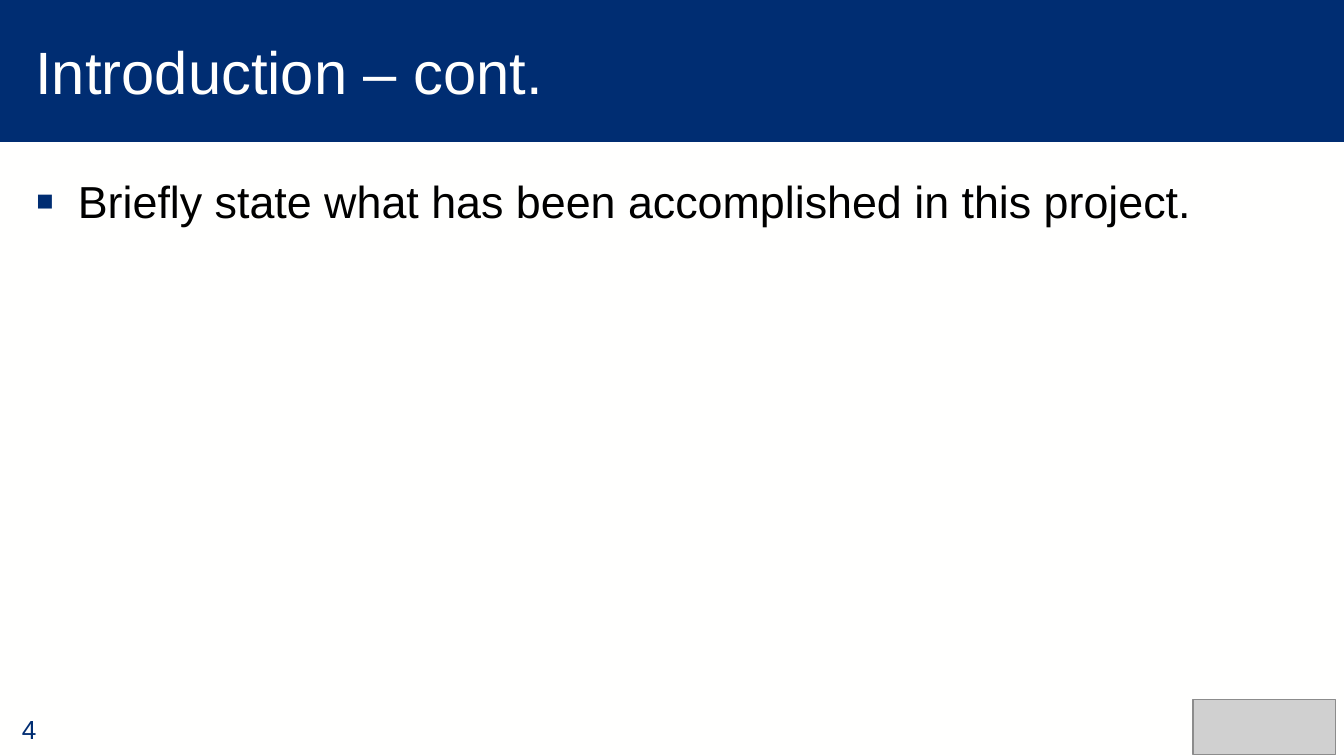
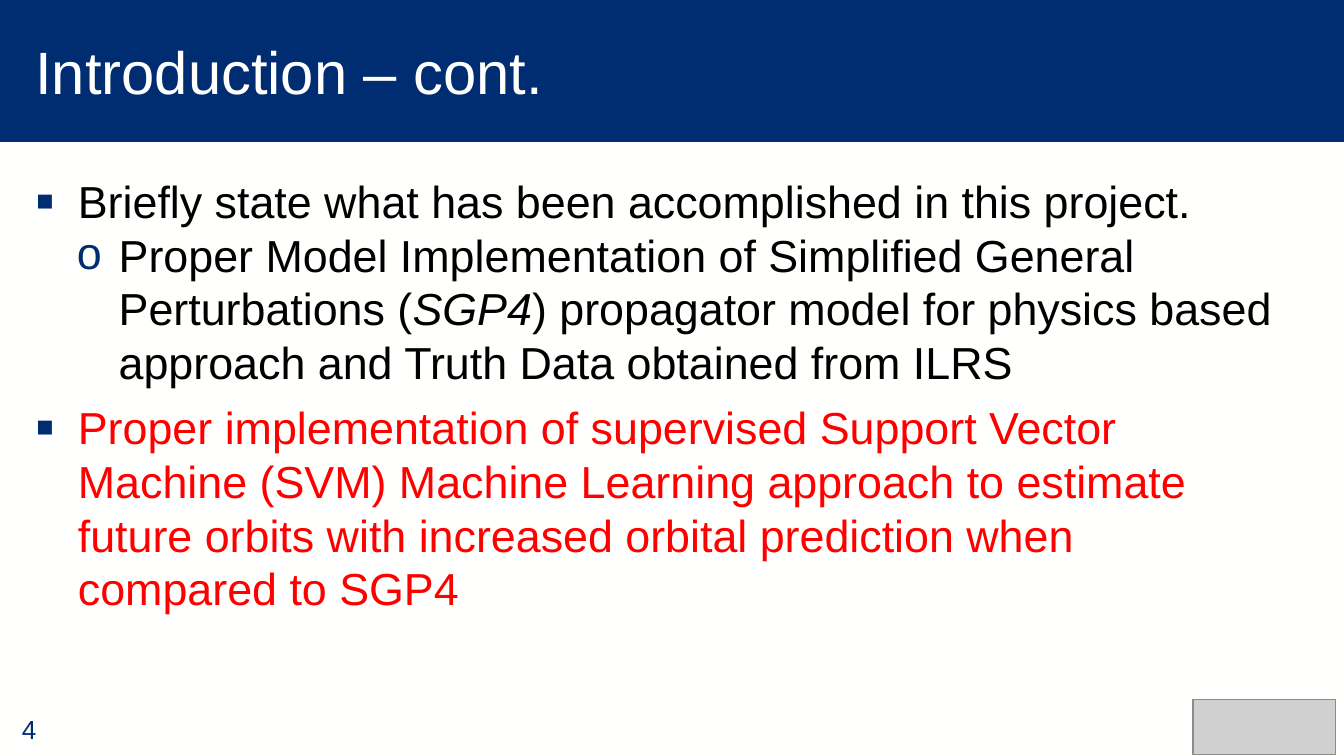
Before and after one commit to alec-briley/ML_SatelliteTracking, a slide deck: slide 4 of Final Project.pptx. Drawn at 1344x756 pixels with LibreOffice and Linux fonts; fonts in the diff are those of the drawing; grey boxes stand for pictures. Boxes give left, top, right and bottom in pixels: in the first picture for what was removed or moved away, otherwise in the second. Text is boxed around its words. In the diff, an @@ line names an element or a change of style, - is before the commit and + after.

```diff
--- a/Final Project.pptx
+++ b/Final Project.pptx
@@ text at <box>78,239,1271,614</box>: paragraphs added @@
+  o Proper Model Implementation of Simplified General Perturbations (SGP4) propagator model for physics based approach and Truth Data obtained from ILRS
+▪ Proper implementation of supervised Support Vector Machine (SVM) Machine Learning approach to estimate future orbits with increased orbital prediction when compared to SGP4
```
Also in this commit, not shown: 9 other slides changed, 4 slides added, 1 slide removed.
